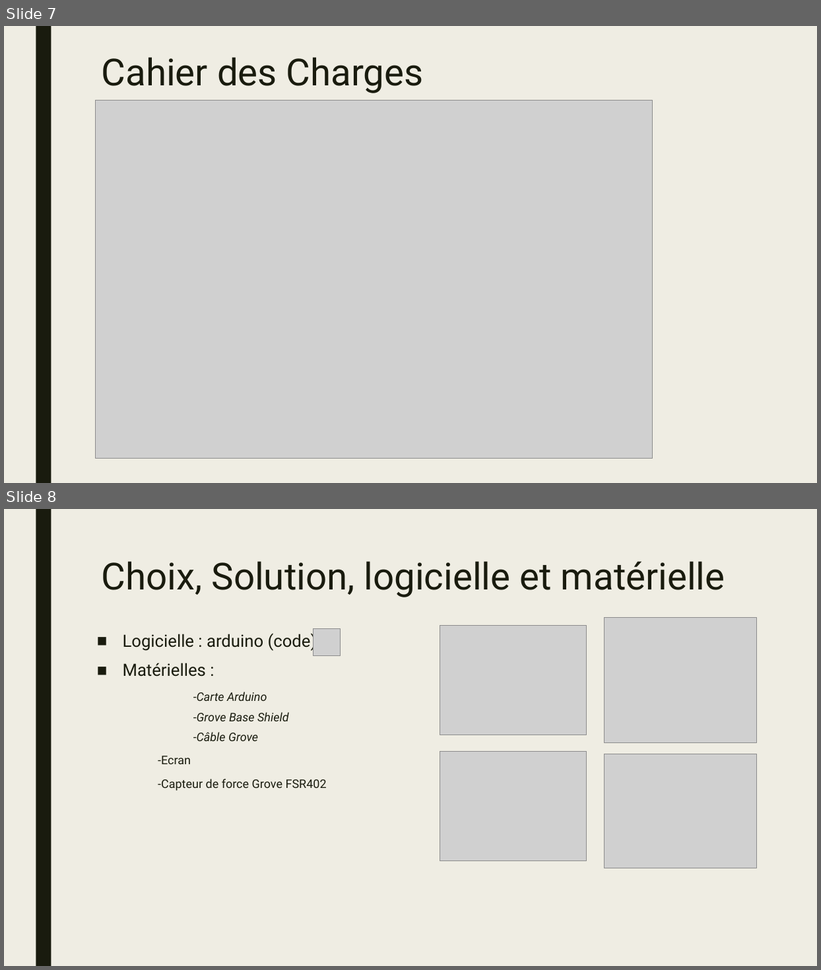
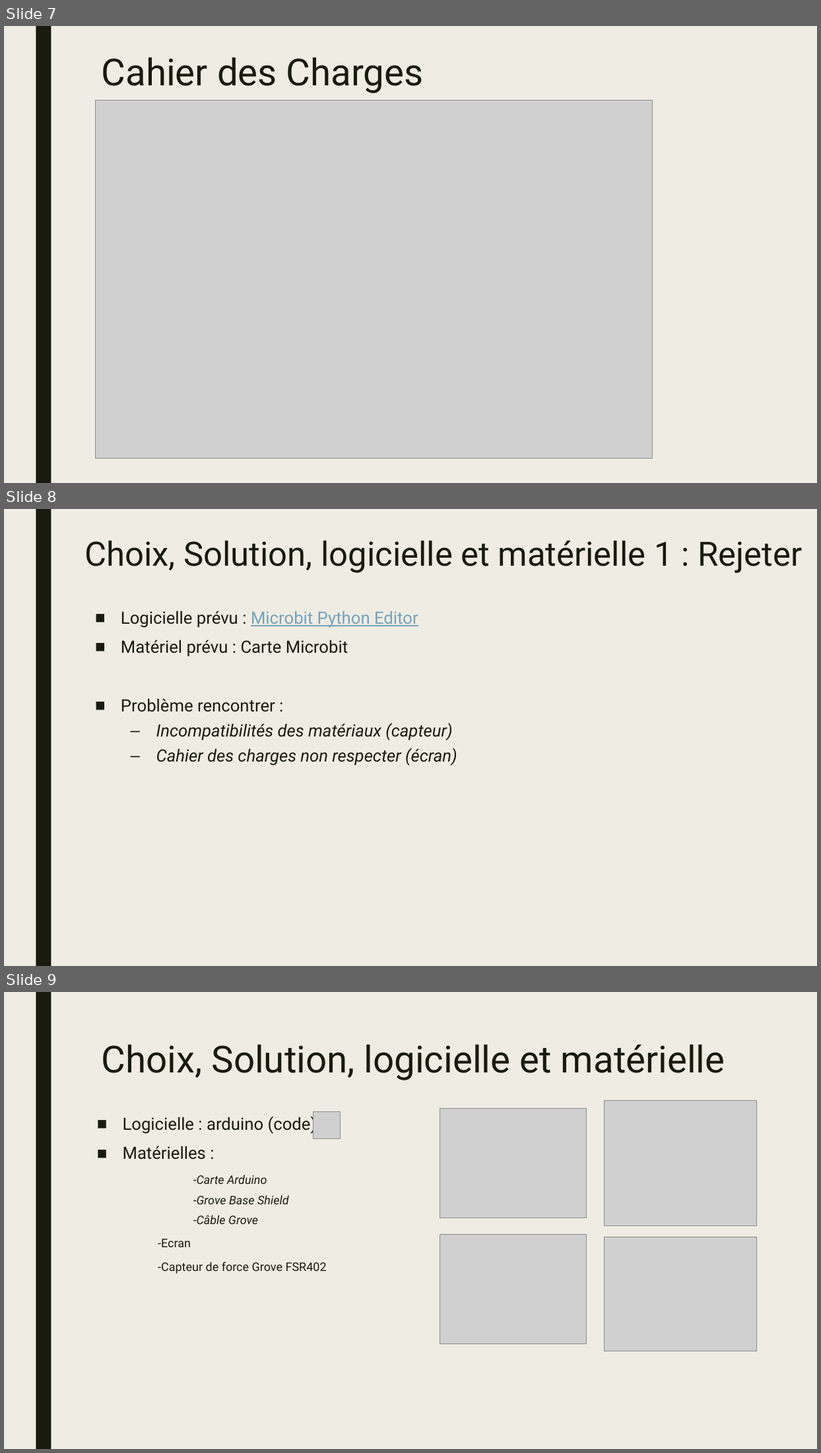
Before and after one commit to BoZhang-dev/Project-Joola, a slide deck: Notes/Presentation-Borui.pptx. Shown one above the other, each under a label of ours: slides 7 and 8 before the commit, slides 7, 8 and 9 after it. The pictures are 821x970 and 821x1453 pixels, drawn with LibreOffice and Linux fonts; fonts in the diff are those of the drawing; grey boxes stand for pictures. Boxes give left, top, right and bottom in pixels: in the first picture for what was removed or moved away, otherwise in the second. Text is boxed around its words. In the diff, an @@ line names an element or a change of style, - is before the commit and + after.

```diff
--- a/Notes/Presentation-Borui.pptx
+++ b/Notes/Presentation-Borui.pptx
@@ slide 8 added at bbox=[4, 509, 817, 966], background #EFEDE3; not listed: 1 template element that a slide beside it also shows @@
@@ title added at bbox=[85, 541, 802, 573], 39.6 pt, text #191B0E @@
+Choix, Solution, logicielle et matérielle 1 : Rejeter
@@ text added at bbox=[121, 611, 457, 766], 20 pt, text #191B0E @@
+■ Logicielle prévu : Microbit Python Editor
+■ Matériel prévu : Carte Microbit
+■ Problème rencontrer :
+  – Incompatibilités des matériaux (capteur)
+  – Cahier des charges non respecter (écran)
@@ what was slide 8 is now slide 9 @@
```
Also in this commit, not shown: 2 other files.
